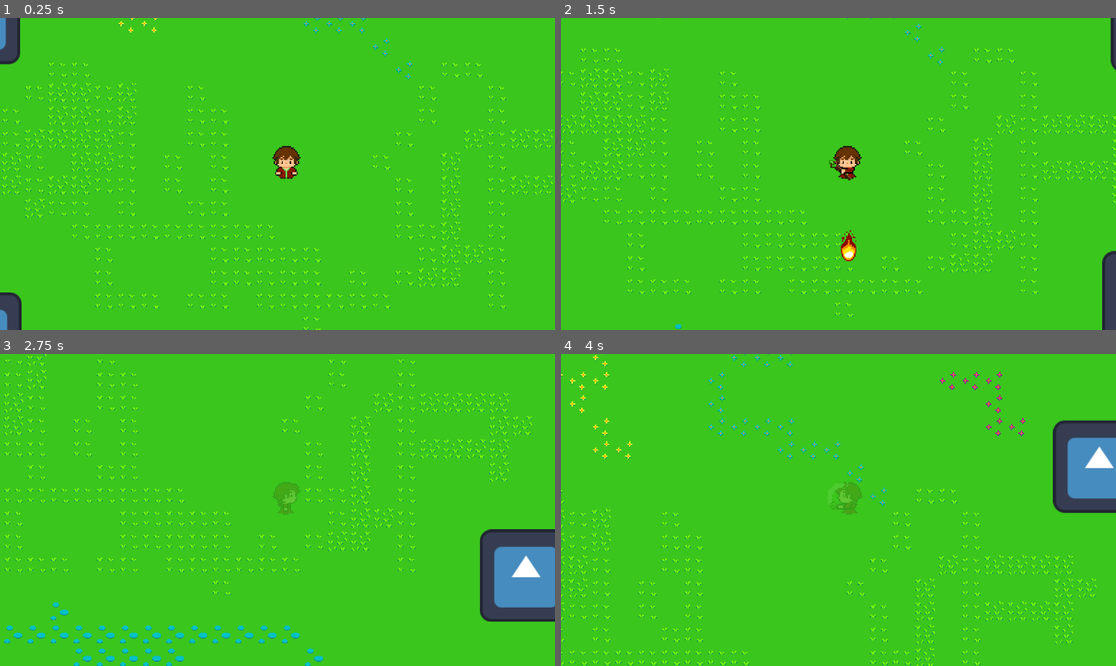
Above: before the commit, frames 1-4 (two rows, left to right).
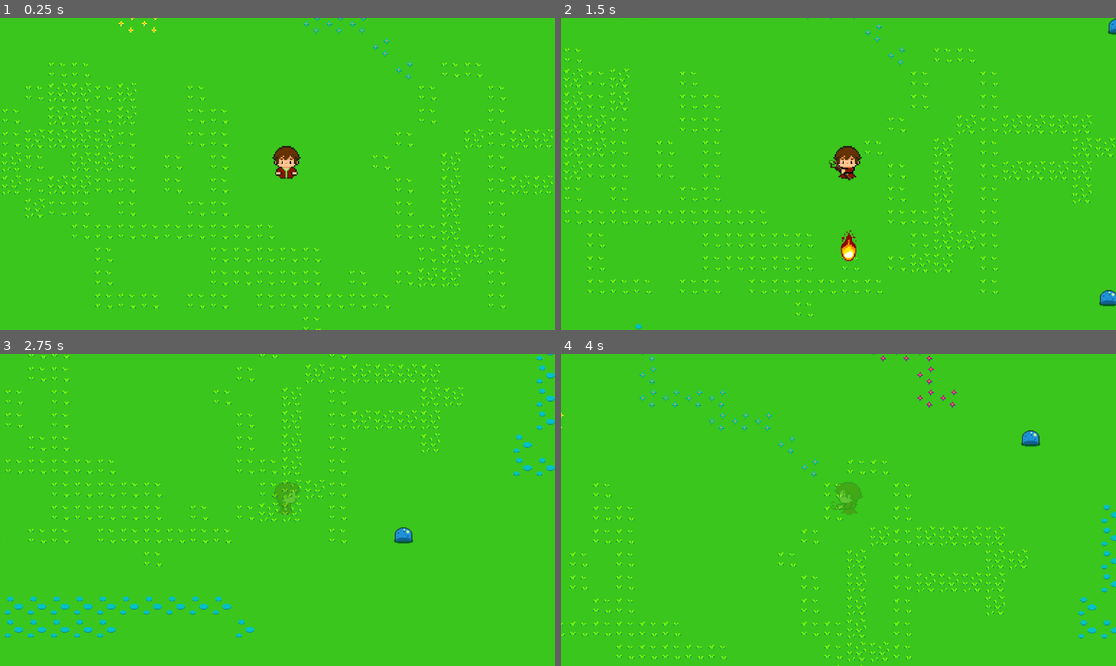
Above: after the commit, the same moments.

Repository: AlexGarciaPrada/Zelda-like-Game
Game: Godot game, scene res://PruebasAlex.tscn
Same seed, same stepped clock (60 frames per second), same inputs: the game is played once before the commit and once after it. The engine's default icon, where the game draws it, is replaced by a stand-in: a white triangle on a blue panel in a dark square.
Inputs:
- Up to frame 1 (0.25 s): no input
- Up to frame 2 (1.5 s): tap Enter at 0.5 s; hold Right (ui_right) 0.53-1.28 s; tap M (Attack) at 0.6 s; hold Down (ui_down) from 1.28 s (still down); tap F (FireBall) at 1.35 s
- Up to frame 3 (2.75 s): release Down (ui_down) at 2.03 s; hold Right (ui_right) from 2.03 s (still down); tap I (Invisiblity) at 2.1 s
- Up to frame 4 (4 s): release Right (ui_right) at 2.78 s; hold Up (ui_up) 2.78-3.53 s; tap Ctrl at 2.85 s; hold Left (ui_left) from 3.53 s (still down); tap M (Attack) at 3.6 s

The runs differ from the first frame. In frame 1, 1.0% of the frame differs, in the area x 0-4%, y 0-100%; in frame 2, 7.7%; in frame 3, 12%, in the area x 0-100%, y 0-100%; in frame 4, 9.3%.

Commit message:
añadicion de slime

Diff:
--- a/Enemies/enemy_proof.tscn
+++ b/Enemies/enemy_proof.tscn
@@ -1,22 +1,155 @@
-[gd_scene load_steps=4 format=3 uid="uid://ugytydn6gcks"]
+[gd_scene load_steps=23 format=3 uid="uid://ugytydn6gcks"]
 
 [ext_resource type="Script" path="res://Enemies/enemy_proof.gd" id="1_glkta"]
-[ext_resource type="Texture2D" uid="uid://gfs3ovxyfsiv" path="res://icon.svg" id="2_mhboe"]
+[ext_resource type="Texture2D" uid="uid://dfyrgj87m436y" path="res://Assets Videojuego/Sprites/Enemigos/Slime/Walk/Down/Slime walk abajo.png" id="2_h6nuv"]
+[ext_resource type="Texture2D" uid="uid://hy68ftscip46" path="res://Assets Videojuego/Sprites/Enemigos/Slime/Walk/Left/Slime walk izquierda.png" id="3_fcbfn"]
+[ext_resource type="Texture2D" uid="uid://cq7a105tdssnm" path="res://Assets Videojuego/Sprites/Enemigos/Slime/Walk/Right/Slime walk derecha.png" id="4_kc18t"]
+[ext_resource type="Texture2D" uid="uid://bvsk5u18na5ku" path="res://Assets Videojuego/Sprites/Enemigos/Slime/Walk/Up/Slime walk arriba.png" id="5_imv6w"]
 
 [sub_resource type="RectangleShape2D" id="RectangleShape2D_yf1ei"]
 size = Vector2(124, 111)
 
+[sub_resource type="AtlasTexture" id="AtlasTexture_igbdp"]
+atlas = ExtResource("2_h6nuv")
+region = Rect2(0, 0, 32, 32)
+
+[sub_resource type="AtlasTexture" id="AtlasTexture_1xflh"]
+atlas = ExtResource("2_h6nuv")
+region = Rect2(32, 0, 32, 32)
+
+[sub_resource type="AtlasTexture" id="AtlasTexture_8lyje"]
+atlas = ExtResource("2_h6nuv")
+region = Rect2(0, 32, 32, 32)
+
+[sub_resource type="AtlasTexture" id="AtlasTexture_4slfm"]
+atlas = ExtResource("2_h6nuv")
+region = Rect2(32, 32, 32, 32)
+
+[sub_resource type="AtlasTexture" id="AtlasTexture_ix7xf"]
+atlas = ExtResource("3_fcbfn")
+region = Rect2(0, 0, 32, 32)
+
+[sub_resource type="AtlasTexture" id="AtlasTexture_04s7b"]
+atlas = ExtResource("3_fcbfn")
+region = Rect2(32, 0, 32, 32)
+
+[sub_resource type="AtlasTexture" id="AtlasTexture_iwf7p"]
+atlas = ExtResource("3_fcbfn")
+region = Rect2(0, 32, 32, 32)
+
+[sub_resource type="AtlasTexture" id="AtlasTexture_65x1w"]
+atlas = ExtResource("3_fcbfn")
+region = Rect2(32, 32, 32, 32)
+
+[sub_resource type="AtlasTexture" id="AtlasTexture_ghpjm"]
+atlas = ExtResource("4_kc18t")
+region = Rect2(0, 0, 32, 32)
+
+[sub_resource type="AtlasTexture" id="AtlasTexture_g8dof"]
+atlas = ExtResource("4_kc18t")
+region = Rect2(32, 0, 32, 32)
+
+[sub_resource type="AtlasTexture" id="AtlasTexture_eh0j0"]
+atlas = ExtResource("4_kc18t")
+region = Rect2(0, 32, 32, 32)
+
+[sub_resource type="AtlasTexture" id="AtlasTexture_2kq6a"]
+atlas = ExtResource("4_kc18t")
+region = Rect2(32, 32, 32, 32)
+
+[sub_resource type="AtlasTexture" id="AtlasTexture_h6ck7"]
+atlas = ExtResource("5_imv6w")
+region = Rect2(0, 0, 32, 32)
+
+[sub_resource type="AtlasTexture" id="AtlasTexture_uxmb6"]
+atlas = ExtResource("5_imv6w")
+region = Rect2(32, 0, 32, 32)
+
+[sub_resource type="AtlasTexture" id="AtlasTexture_3fgf5"]
+atlas = ExtResource("5_imv6w")
+region = Rect2(0, 32, 32, 32)
+
+[sub_resource type="SpriteFrames" id="SpriteFrames_k62fx"]
+animations = [{
+"frames": [{
+"duration": 1.0,
+"texture": SubResource("AtlasTexture_igbdp")
+}, {
+"duration": 1.0,
+"texture": SubResource("AtlasTexture_1xflh")
+}, {
+"duration": 1.0,
+"texture": SubResource("AtlasTexture_8lyje")
+}, {
+"duration": 1.0,
+"texture": SubResource("AtlasTexture_4slfm")
+}],
+"loop": true,
+"name": &"walk down",
+"speed": 5.0
+}, {
+"frames": [{
+"duration": 1.0,
+"texture": SubResource("AtlasTexture_ix7xf")
+}, {
+"duration": 1.0,
+"texture": SubResource("AtlasTexture_04s7b")
+}, {
+"duration": 1.0,
+"texture": SubResource("AtlasTexture_iwf7p")
+}, {
+"duration": 1.0,
+"texture": SubResource("AtlasTexture_65x1w")
+}],
+"loop": true,
+"name": &"walk left",
+"speed": 5.0
+}, {
+"frames": [{
+"duration": 1.0,
+"texture": SubResource("AtlasTexture_ghpjm")
+}, {
+"duration": 1.0,
+"texture": SubResource("AtlasTexture_g8dof")
+}, {
+"duration": 1.0,
+"texture": SubResource("AtlasTexture_eh0j0")
+}, {
+"duration": 1.0,
+"texture": SubResource("AtlasTexture_2kq6a")
+}],
+"loop": true,
+"name": &"walk right",
+"speed": 5.0
+}, {
+"frames": [{
+"duration": 1.0,
+"texture": SubResource("AtlasTexture_h6ck7")
+}, {
+"duration": 1.0,
+"texture": SubResource("AtlasTexture_uxmb6")
+}, {
+"duration": 1.0,
+"texture": SubResource("AtlasTexture_3fgf5")
+}],
+"loop": true,
+"name": &"walk up",
+"speed": 5.0
+}]
+
 [node name="EnemyProof" type="CharacterBody2D"]
 script = ExtResource("1_glkta")
-
-[node name="Sprite2D" type="Sprite2D" parent="."]
-texture = ExtResource("2_mhboe")
 
 [node name="CollisionShape2D" type="CollisionShape2D" parent="."]
 light_mask = 2
 visibility_layer = 2
 position = Vector2(1, 1.5)
 shape = SubResource("RectangleShape2D_yf1ei")
+
+[node name="AnimatedSprite2D" type="AnimatedSprite2D" parent="."]
+sprite_frames = SubResource("SpriteFrames_k62fx")
+animation = &"walk up"
+frame_progress = 0.979622
 
 [node name="Area2D" type="Area2D" parent="."]
 collision_layer = 2
--- a/Wizard.tscn
+++ b/Wizard.tscn
@@ -273,13 +273,13 @@
 [sub_resource type="SpriteFrames" id="SpriteFrames_p3m2i"]
 animations = [{
 "frames": [{
-"duration": 1.0,
+"duration": 0.7,
 "texture": SubResource("AtlasTexture_upgg6")
 }, {
-"duration": 1.0,
+"duration": 0.7,
 "texture": SubResource("AtlasTexture_swa4y")
 }, {
-"duration": 1.0,
+"duration": 0.7,
 "texture": SubResource("AtlasTexture_ys7or")
 }],
 "loop": false,
@@ -287,13 +287,13 @@
 "speed": 5.0
 }, {
 "frames": [{
-"duration": 1.0,
+"duration": 0.7,
 "texture": SubResource("AtlasTexture_d42ep")
 }, {
-"duration": 1.0,
+"duration": 0.7,
 "texture": SubResource("AtlasTexture_1bvvs")
 }, {
-"duration": 1.0,
+"duration": 0.7,
 "texture": SubResource("AtlasTexture_806ja")
 }],
 "loop": false,
@@ -301,13 +301,13 @@
 "speed": 5.0
 }, {
 "frames": [{
-"duration": 1.0,
+"duration": 0.7,
 "texture": SubResource("AtlasTexture_v3swu")
 }, {
-"duration": 1.0,
+"duration": 0.7,
 "texture": SubResource("AtlasTexture_haryt")
 }, {
-"duration": 1.0,
+"duration": 0.7,
 "texture": SubResource("AtlasTexture_e7r26")
 }],
 "loop": false,
@@ -315,13 +315,13 @@
 "speed": 5.0
 }, {
 "frames": [{
-"duration": 1.0,
+"duration": 0.7,
 "texture": SubResource("AtlasTexture_sj48t")
 }, {
-"duration": 1.0,
+"duration": 0.7,
 "texture": SubResource("AtlasTexture_yqkry")
 }, {
-"duration": 1.0,
+"duration": 0.7,
 "texture": SubResource("AtlasTexture_poww6")
 }],
 "loop": false,
@@ -391,10 +391,10 @@
 "speed": 5.0
 }, {
 "frames": [{
-"duration": 1.0,
+"duration": 0.7,
 "texture": SubResource("AtlasTexture_qd1xd")
 }, {
-"duration": 1.0,
+"duration": 0.7,
 "texture": SubResource("AtlasTexture_y7clw")
 }],
 "loop": false,
@@ -402,10 +402,10 @@
 "speed": 5.0
 }, {
 "frames": [{
-"duration": 1.0,
+"duration": 0.7,
 "texture": SubResource("AtlasTexture_cnw6n")
 }, {
-"duration": 1.0,
+"duration": 0.7,
 "texture": SubResource("AtlasTexture_tf7p1")
 }],
 "loop": false,
@@ -413,10 +413,10 @@
 "speed": 5.0
 }, {
 "frames": [{
-"duration": 1.0,
+"duration": 0.7,
 "texture": SubResource("AtlasTexture_6rtrx")
 }, {
-"duration": 1.0,
+"duration": 0.7,
 "texture": SubResource("AtlasTexture_n6kul")
 }],
 "loop": false,
@@ -424,10 +424,10 @@
 "speed": 5.0
 }, {
 "frames": [{
-"duration": 1.0,
+"duration": 0.7,
 "texture": SubResource("AtlasTexture_rsam0")
 }, {
-"duration": 1.0,
+"duration": 0.7,
 "texture": SubResource("AtlasTexture_asnak")
 }],
 "loop": false,
@@ -555,9 +555,7 @@
 position = Vector2(13.25, -14)
 scale = Vector2(1.875, 1.875)
 sprite_frames = SubResource("SpriteFrames_p3m2i")
-animation = &"spell attack down wizard"
-frame = 1
-frame_progress = 1.0
+animation = &"walk down wizard"
 
 [node name="Weapon" parent="." instance=ExtResource("10_exo8t")]
 visible = false
Binary file added: Assets Videojuego/Sprites/Enemigos/Slime/Walk/Down/Slime walk abajo.png
Not shown, added: Assets Videojuego/Sprites/Enemigos/Slime/Walk/Down/Slime walk abajo.png.import
Binary file added: Assets Videojuego/Sprites/Enemigos/Slime/Walk/Left/Slime walk izquierda.png
Not shown, added: Assets Videojuego/Sprites/Enemigos/Slime/Walk/Left/Slime walk izquierda.png.import
Binary file added: Assets Videojuego/Sprites/Enemigos/Slime/Walk/Right/Slime walk derecha.png
Not shown, added: Assets Videojuego/Sprites/Enemigos/Slime/Walk/Right/Slime walk derecha.png.import
Binary file added: Assets Videojuego/Sprites/Enemigos/Slime/Walk/Up/Slime walk arriba.png
Not shown, added: Assets Videojuego/Sprites/Enemigos/Slime/Walk/Up/Slime walk arriba.png.import
Not shown, added: Assets Videojuego/Sprites/Enemigos/Slime/Walk/Down/Slime walk abajo-20240604-123112.piskel
Not shown, added: Assets Videojuego/Sprites/Enemigos/Slime/Walk/Left/Slime walk izquierda-20240604-124059.piskel
Not shown, added: Assets Videojuego/Sprites/Enemigos/Slime/Walk/Right/Slime walk derecha-20240604-124111.piskel
Not shown, added: Assets Videojuego/Sprites/Enemigos/Slime/Walk/Up/Slime walk arriba-20240604-123935.piskel
